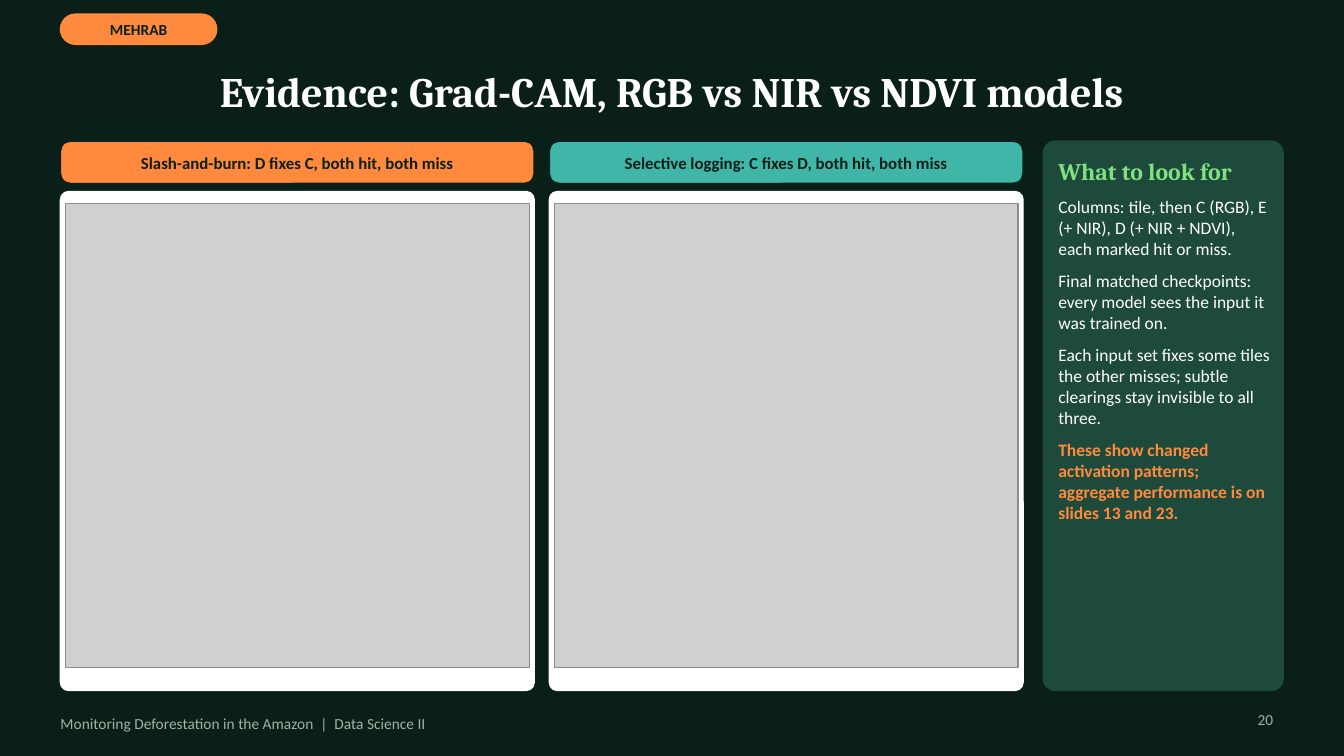
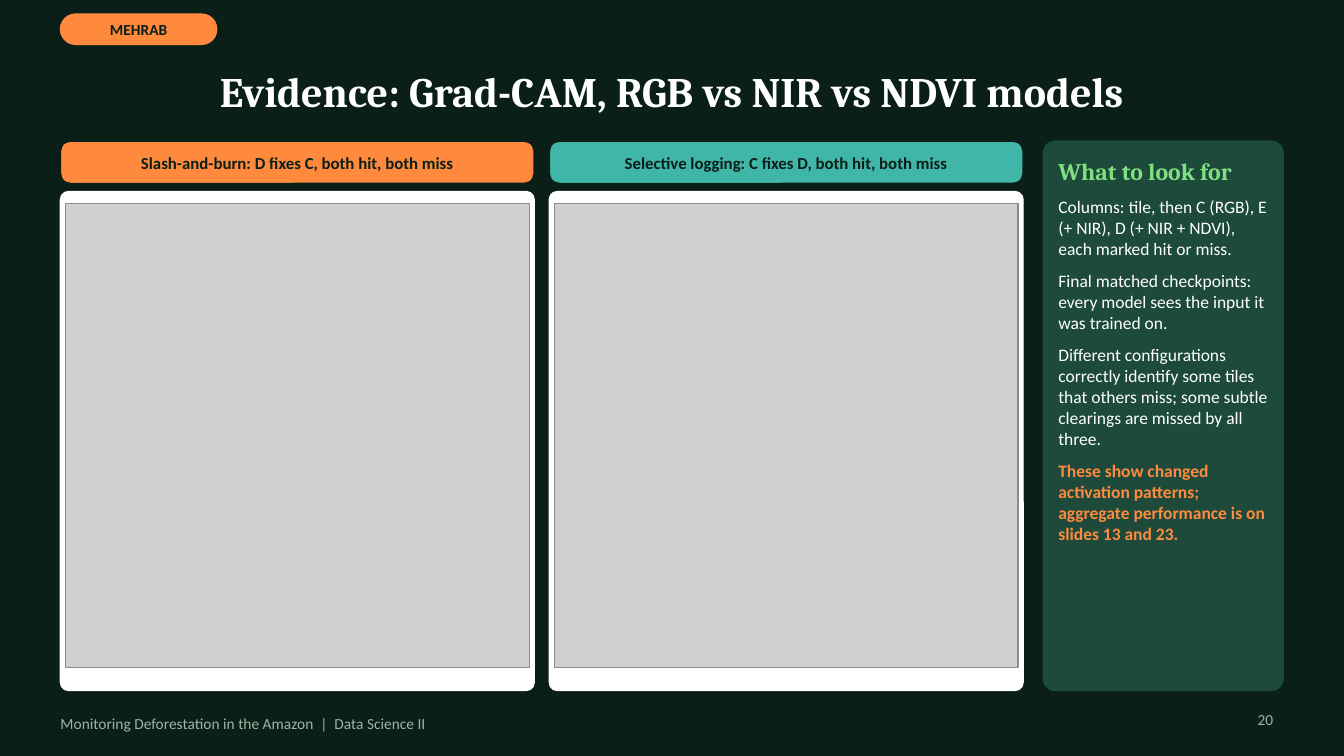
Before and after one commit to MehrabAzan/Amazon-Deforestation, a slide deck: slide 20 of Amazon_Deforestation_DeepLearning.pptx. Drawn at 1344x756 pixels with LibreOffice and Linux fonts; fonts in the diff are those of the drawing; grey boxes stand for pictures. Boxes give left, top, right and bottom in pixels: in the first picture for what was removed or moved away, otherwise in the second. Text is boxed around its words. In the diff, an @@ line names an element or a change of style, - is before the commit and + after.

```diff
--- a/Amazon_Deforestation_DeepLearning.pptx
+++ b/Amazon_Deforestation_DeepLearning.pptx
@@ text at (1058, 349, 1268, 445): text changed @@
-Each input set fixes some tiles the other misses; subtle clearings stay invisible to all three.
+Different configurations correctly identify some tiles that others miss; some subtle clearings are missed by all three.
```
Also in this commit, not shown: 6 other slides changed.
